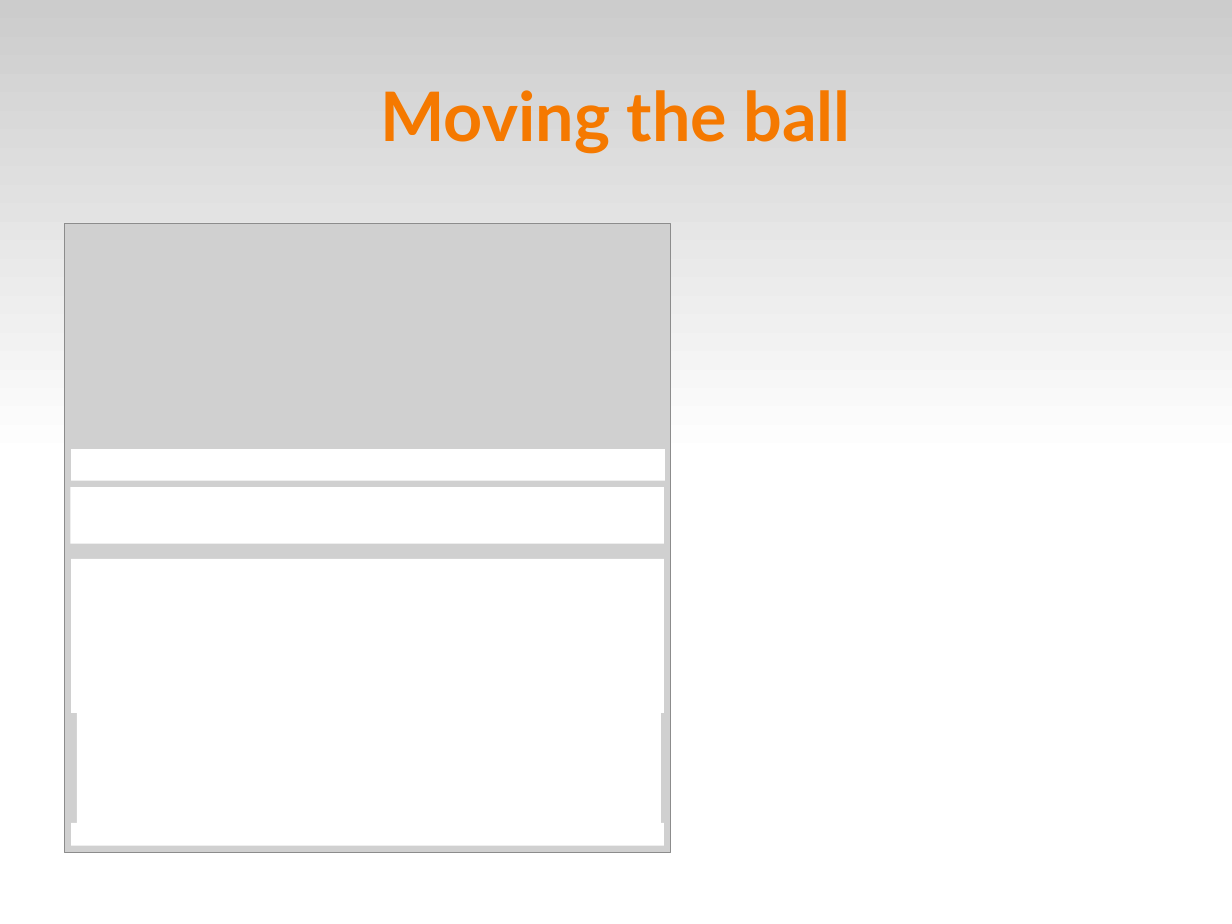
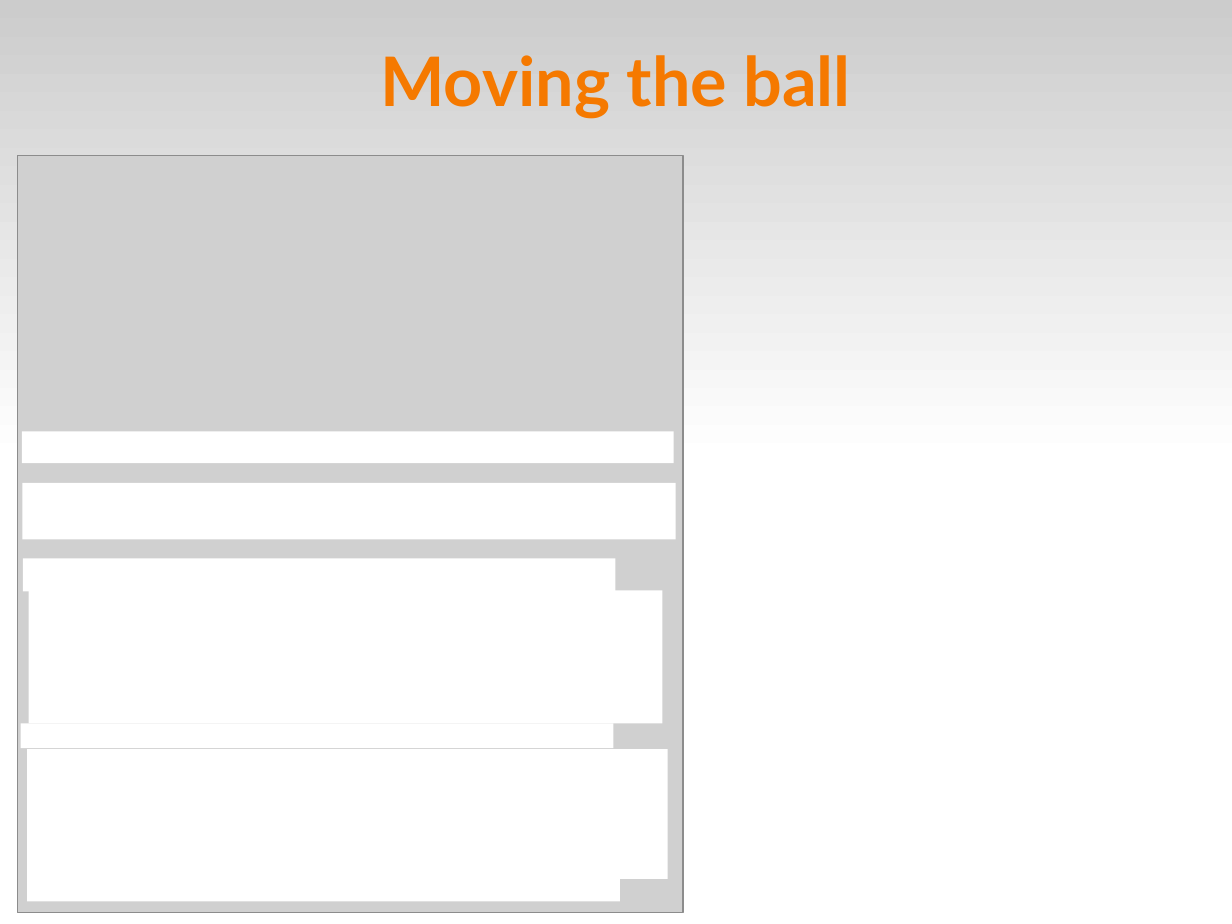
Before and after one commit to fsantanna-no/ceu-docs, a slide deck: slide 20 of ceu_curryon-expanded.odp. Drawn at 1232x924 pixels with LibreOffice and Linux fonts; fonts in the diff are those of the drawing; grey boxes stand for pictures. Boxes give left, top, right and bottom in pixels: in the first picture for what was removed or moved away, otherwise in the second. Text is boxed around its words. In the diff, an @@ line names an element or a change of style, - is before the commit and + after.

```diff
--- a/ceu_curryon-expanded.odp
+++ b/ceu_curryon-expanded.odp
@@ title "Moving the ball" moved from (x1=380, y1=90, x2=851, y2=154) to (x1=380, y1=55, x2=851, y2=119) @@
@@ picture resized from (x1=65, y1=224, x2=671, y2=853) to (x1=17, y1=155, x2=683, y2=912) @@
@@ rectangle resized from (x1=72, y1=449, x2=665, y2=481) to (x1=22, y1=432, x2=674, y2=463) @@
@@ rectangle resized from (x1=70, y1=487, x2=664, y2=544) to (x1=22, y1=483, x2=675, y2=540) @@
@@ rectangle resized from (x1=72, y1=559, x2=664, y2=582) to (x1=22, y1=559, x2=615, y2=591) @@
@@ rectangle resized from (x1=72, y1=578, x2=664, y2=688) to (x1=29, y1=590, x2=663, y2=723) @@
@@ rectangle moved from (x1=72, y1=689, x2=664, y2=713) to (x1=21, y1=723, x2=614, y2=748) @@
@@ rectangle resized from (x1=72, y1=823, x2=664, y2=845) to (x1=27, y1=749, x2=667, y2=879) @@
@@ rectangle resized from (x1=77, y1=713, x2=662, y2=827) to (x1=27, y1=879, x2=619, y2=901) @@
```
Also in this commit, not shown: 52 other slides changed, 6 slides added, 5 slides removed, 2 other files.
